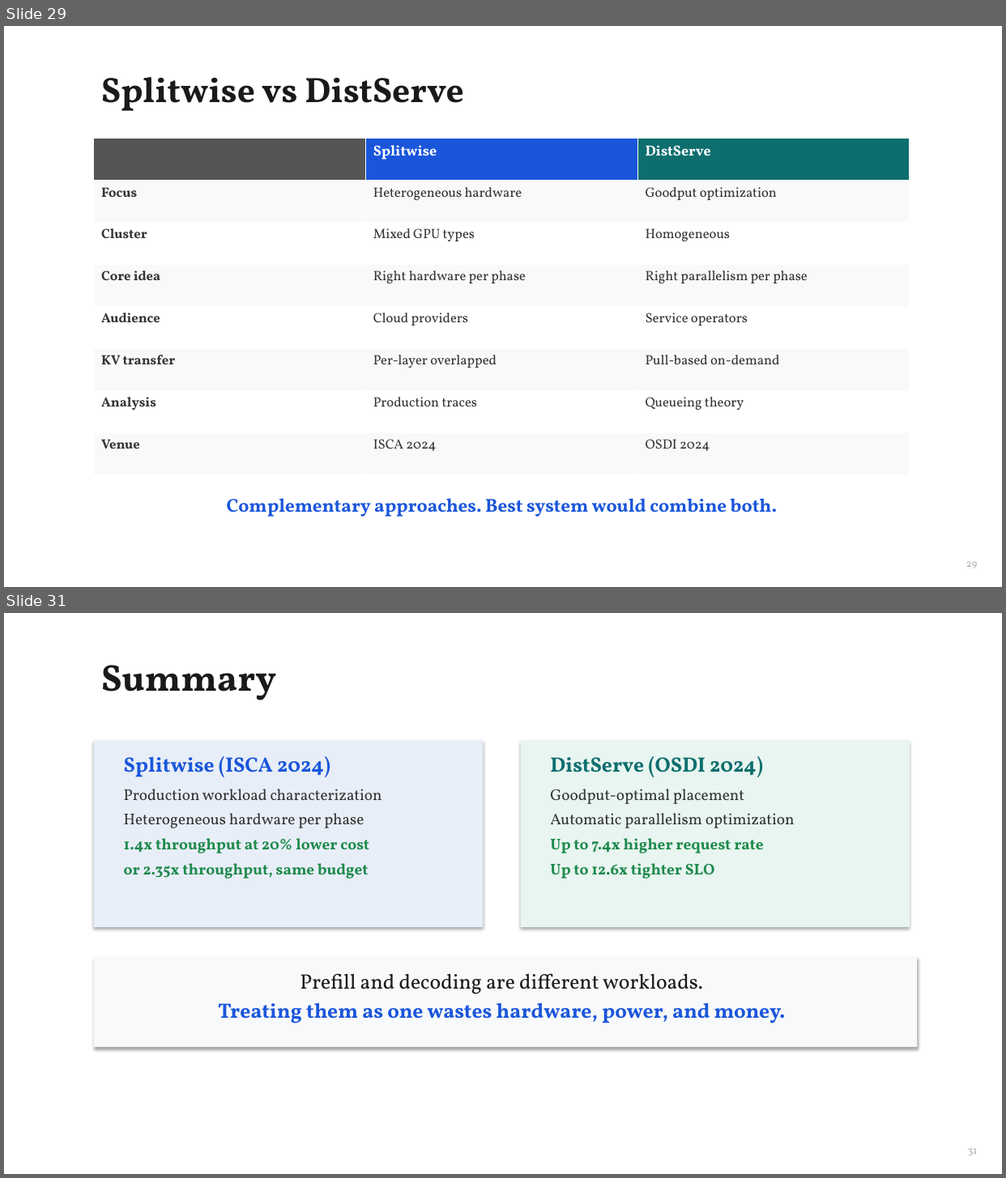
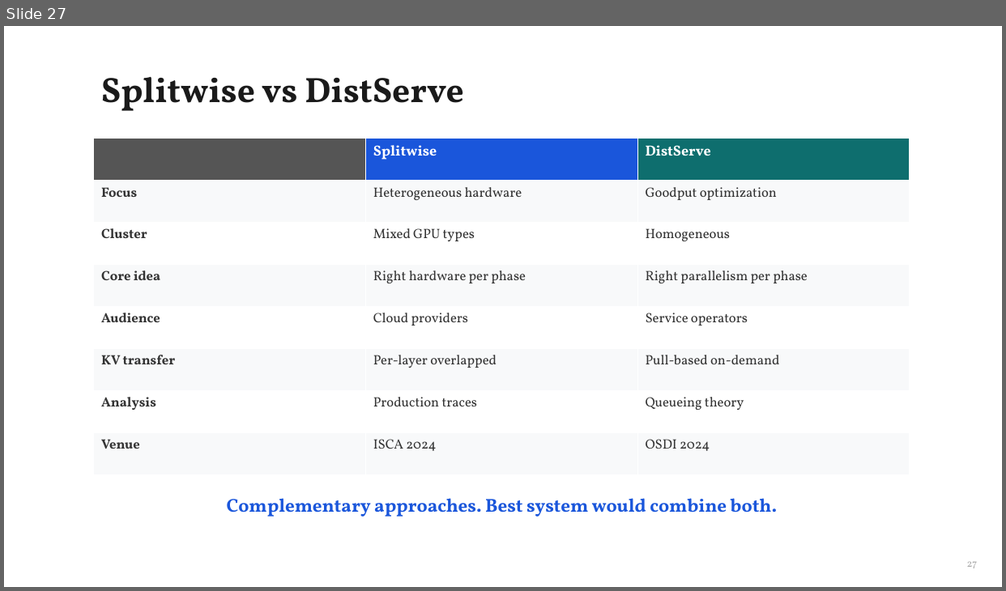
Before and after one commit to beratcelik1/llm-inference-phase-disaggregation, a slide deck: presentation/Phase_Disaggregation_LLM_Inference.pptx. Shown one above the other, each under a label of ours: slides 29 and 31 before the commit, slide 27 after it; the slides between them are not shown. The pictures are 1006x1178 and 1006x591 pixels, drawn with LibreOffice and Linux fonts; fonts in the diff are those of the drawing. Boxes give left, top, right and bottom in pixels: in the first picture for what was removed or moved away, otherwise in the second. Text is boxed around its words. In the diff, an @@ line names an element or a change of style, - is before the commit and + after.

```diff
--- a/presentation/Phase_Disaggregation_LLM_Inference.pptx
+++ b/presentation/Phase_Disaggregation_LLM_Inference.pptx
@@ slide 31 removed at [4, 613, 1002, 1174], background #FFFFFF @@
@@ text removed at [101, 665, 276, 700] @@
-Summary
@@ rectangle removed at [94, 740, 484, 927] @@
@@ text removed at [124, 756, 382, 879] @@
-Splitwise (ISCA 2024)
-Production workload characterization
-Heterogeneous hardware per phase
-1.4x throughput at 20% lower cost
-or 2.35x throughput, same budget
@@ rectangle removed at [521, 740, 910, 927] @@
@@ text removed at [550, 756, 763, 879] @@
-DistServe (OSDI 2024)
-Goodput-optimal placement
-Automatic parallelism optimization
-Up to 7.4x higher request rate
-Up to 12.6x tighter SLO
@@ rectangle removed at [94, 957, 918, 1047] @@
@@ text removed at [218, 973, 786, 1024] @@
-Prefill and decoding are different workloads.
-Treating them as one wastes hardware, power, and money.
@@ text removed at [968, 1149, 978, 1156] @@
-31
@@ what was slide 29 is now slide 27 @@
@@ slide 27 changed as well @@
@@ text at [967, 562, 978, 569]: text changed @@
-29
+27
```
Also in this commit, not shown: 21 other slides changed, 2 slides added, 5 other slides removed, 6 other files.
